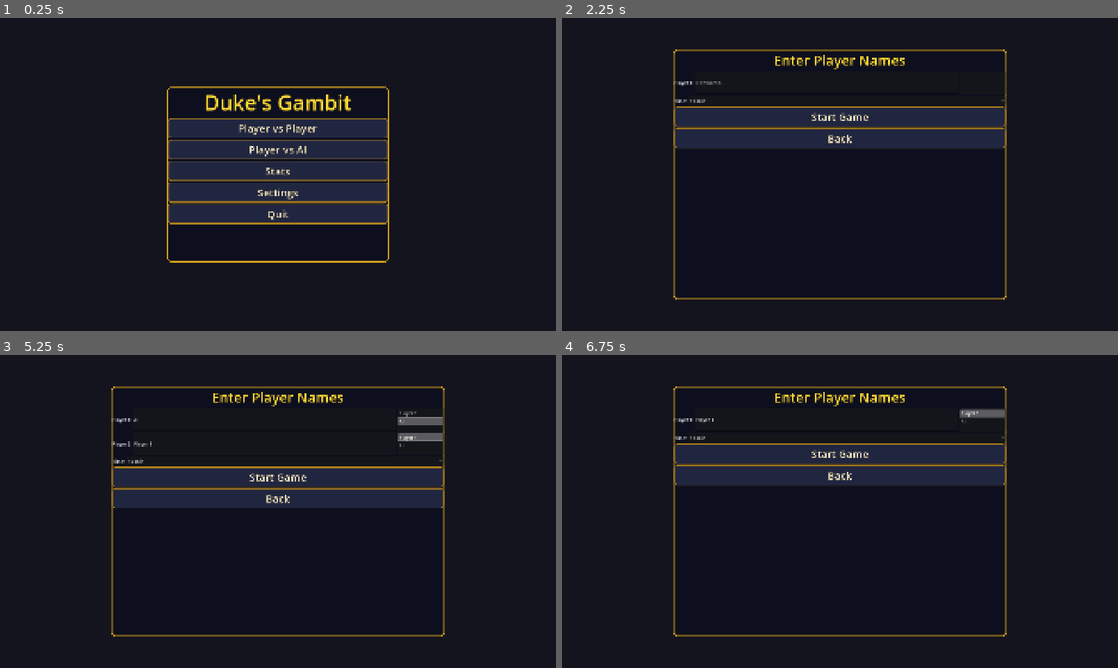
Above: before the commit, frames 1-4 (two rows, left to right).
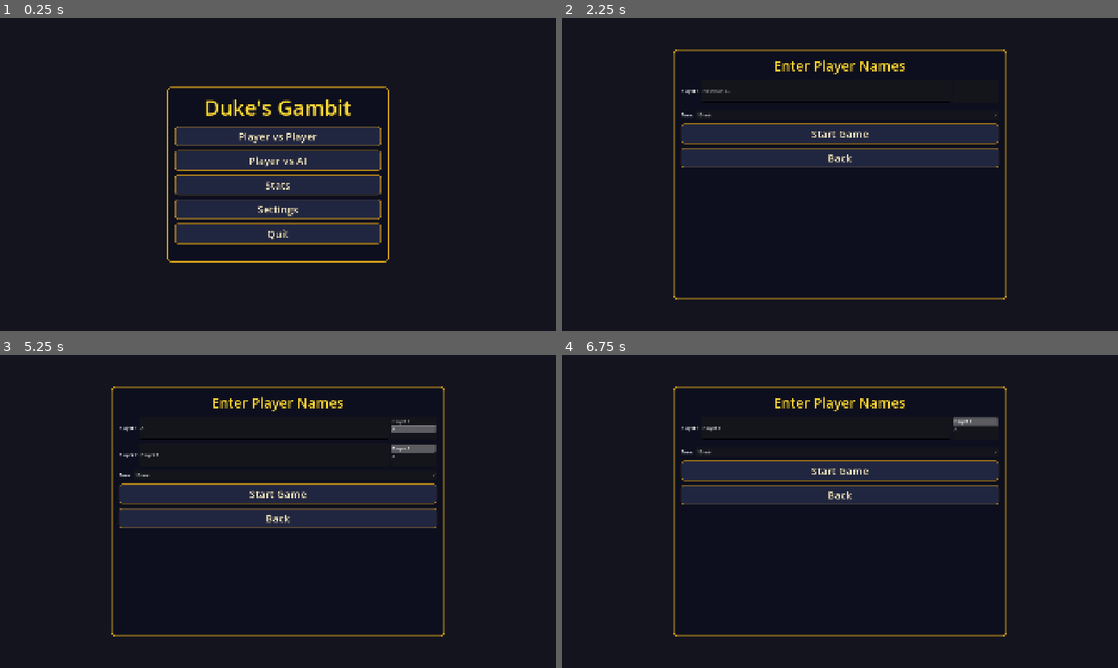
Above: after the commit, the same moments.

Repository: 0xMartin/Duke-s-Gambit
Game: Godot game, scene res://scenes/main_menu.tscn
The game is run twice, just before and just after one commit, with the same random seed, the same clock (stepped at 60 frames per second) and the same inputs.
Inputs:
- Up to frame 1 (0.25 s): no input
- Up to frame 2 (2.25 s): click "Player vs Player" at 0.5 s; click "Back" at 1.25 s; click "Player vs AI" at 2 s
- Up to frame 3 (5.25 s): click "Start Game" at 2.75 s; click "Surrender" at 3.5 s; click "Back to Menu" at 4.25 s; click "Player vs Player" at 5 s
- Up to frame 4 (6.75 s): click "Back" at 5.75 s; click "Player vs AI" at 6.5 s

The runs differ from the first frame. In frame 1, 10% of the frame differs, in the area x 30-70%, y 24-73%; in frame 2, 9.8%; in frame 3, 11%, in the area x 20-80%, y 11-56%; in frame 4, 10%.

Commit message:
Add new sound effects and update main menu layout

Diff:
--- a/scenes/main_menu.tscn
+++ b/scenes/main_menu.tscn
@@ -98,7 +98,12 @@
 
 [node name="StatsPanel" type="PanelContainer" parent="."]
 layout_mode = 1
-anchors_preset = 15
+anchor_left = 0.15
+anchor_top = 0.08
+anchor_right = 0.85
+anchor_bottom = 0.92
+grow_horizontal = 2
+grow_vertical = 2
 visible = false
 
 [node name="VBox" type="VBoxContainer" parent="StatsPanel"]
@@ -116,17 +121,8 @@
 layout_mode = 2
 size_flags_horizontal = 3
 
-[node name="BackBtn" type="Button" parent="StatsPanel"]
-layout_mode = 1
-anchors_preset = 7
-anchor_left = 0.5
-anchor_top = 1.0
-anchor_right = 0.5
-anchor_bottom = 1.0
-offset_left = -60.0
-offset_top = -48.0
-offset_right = 60.0
-offset_bottom = -16.0
+[node name="BackBtn" type="Button" parent="StatsPanel/VBox"]
+layout_mode = 2
 text = "Back"
 
 [node name="SettingsPanel" type="PanelContainer" parent="."]
--- a/scripts/ui/main_menu.gd
+++ b/scripts/ui/main_menu.gd
@@ -59,7 +59,7 @@
 	$NamePanel/VBox/StartBtn.pressed.connect(_on_start_pressed)
 	$NamePanel/VBox/BackBtn.pressed.connect(  func(): _show_panel(_main_panel))
 
-	$StatsPanel/BackBtn.pressed.connect(      func(): _show_panel(_main_panel))
+	$StatsPanel/VBox/BackBtn.pressed.connect(   func(): _show_panel(_main_panel))
 	$SettingsPanel/VBox/BackBtn.pressed.connect(func(): _show_panel(_main_panel))
 
 	_ai_strength_slider.value_changed.connect(_on_ai_strength_changed)
@@ -229,7 +229,7 @@
 		"MainPanel/VBox/PvPBtn", "MainPanel/VBox/PvAIBtn",
 		"MainPanel/VBox/StatsBtn", "MainPanel/VBox/SettingsBtn", "MainPanel/VBox/QuitBtn",
 		"NamePanel/VBox/StartBtn", "NamePanel/VBox/BackBtn",
-		"SettingsPanel/VBox/BackBtn", "StatsPanel/BackBtn",
+		"SettingsPanel/VBox/BackBtn", "StatsPanel/VBox/BackBtn",
 	]:
 		var btn := get_node_or_null(btn_path) as Button
 		if btn:
@@ -252,6 +252,10 @@
 	s.border_color = Color(0.82, 0.62, 0.10, 1.0)
 	s.set_border_width_all(4)
 	s.set_corner_radius_all(14)
+	s.content_margin_left   = 28
+	s.content_margin_right  = 28
+	s.content_margin_top    = 22
+	s.content_margin_bottom = 22
 	return s
 
 func _make_btn_style(bg: Color, border: Color) -> StyleBoxFlat:
@@ -271,6 +275,9 @@
 	var ps := _make_panel_style()
 	for p: Control in [_main_panel, _name_panel, _stats_panel, _settings_panel]:
 		p.add_theme_stylebox_override("panel", ps)
+		var vbox := p.get_node_or_null("VBox") as VBoxContainer
+		if vbox:
+			vbox.add_theme_constant_override("separation", 14)
 
 	# — Buttons —
 	var bdr_n := Color(0.68, 0.50, 0.10, 1.0)
@@ -279,11 +286,12 @@
 		"MainPanel/VBox/PvPBtn", "MainPanel/VBox/PvAIBtn",
 		"MainPanel/VBox/StatsBtn", "MainPanel/VBox/SettingsBtn", "MainPanel/VBox/QuitBtn",
 		"NamePanel/VBox/StartBtn", "NamePanel/VBox/BackBtn",
-		"SettingsPanel/VBox/BackBtn", "StatsPanel/BackBtn",
+		"SettingsPanel/VBox/BackBtn", "StatsPanel/VBox/BackBtn",
 	]:
 		var btn := get_node_or_null(btn_path) as Button
 		if btn == null:
 			continue
+		btn.custom_minimum_size = Vector2(0, 56)
 		btn.add_theme_stylebox_override("normal",
 				_make_btn_style(Color(0.13, 0.15, 0.25, 1.0), bdr_n))
 		btn.add_theme_stylebox_override("hover",
Not shown, added: assets/sounds/death.mp3.import
Not shown, added: assets/sounds/footstep/footstep_1.mp3.import
Not shown, added: assets/sounds/footstep/footstep_2.mp3.import
Not shown, added: assets/sounds/footstep/footstep_3.mp3.import
Not shown, added: assets/sounds/hit.mp3.import
Not shown, added: assets/sounds/piece_select.mp3.import
Not shown, added: assets/sounds/sword.mp3.import
Not shown, added: assets/sounds/ui_button.mp3.import
Not shown, added: assets/textures/skybox.png.import
Not shown, changed: assets/models/pawn/pawn_final.blend
